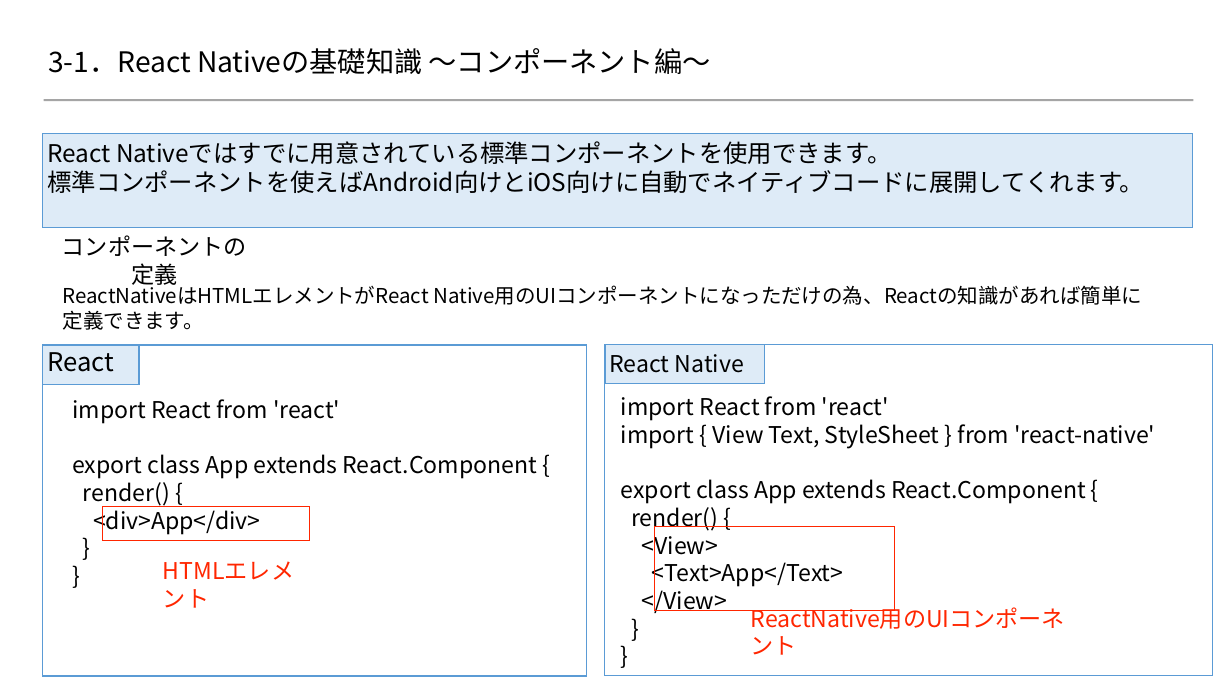
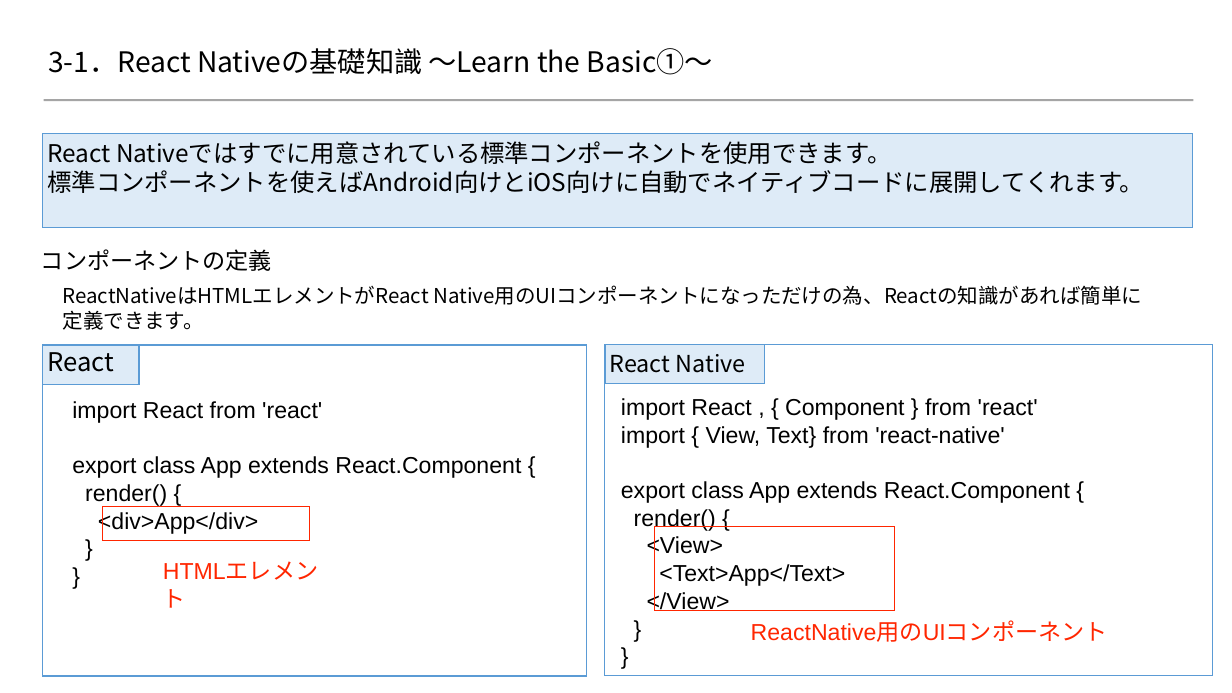
Before and after one commit to 2018SYSTEMI34/diary, a slide deck: slide 1 of doc/02_SlideShare/01.ネタ/３_ReactNative基礎知識/react-native.pptx. Drawn at 1232x693 pixels with LibreOffice and Linux fonts; fonts in the diff are those of the drawing; background and template pictures are left out. Boxes give left, top, right and bottom in pixels: in the first picture for what was removed or moved away, otherwise in the second. Text is boxed around its words. In the diff, an @@ line names an element or a change of style, - is before the commit and + after.

Commit message:
ReactNative基礎知識_ページ追加
ReactNative基礎知識_ページ追加

```diff
--- a/doc/02_SlideShare/01.ネタ/３_ReactNative基礎知識/react-native.pptx
+++ b/doc/02_SlideShare/01.ネタ/３_ReactNative基礎知識/react-native.pptx
@@ title at [48,48,713,75]: text changed @@
-3-1．React Nativeの基礎知識 ～コンポーネント編～
+3-1．React Nativeの基礎知識 ～Learn the Basic①～
@@ text "コンポーネントの定義" rewrapped from [62,235,247,288] to [41,249,272,271] @@
@@ rectangle "React Native" at [605,345,765,384]: size 18 to 18.2 pt @@
@@ text at [621,398,1038,448]: text changed; font Noto Sans CJK JP to Arial @@
-import React from 'react'
-import { View Text, StyleSheet } from 'react-native'
+import React , { Component } from 'react'
+import { View, Text} from 'react-native'
@@ text at [621,481,1070,611]: font Noto Sans CJK JP to Arial in "export class App extends React.Component {", "render() {", "<View>", "<Text>App</Text>" and 3 more places @@
@@ font Noto Sans CJK JP to Arial in 3 elements at [751,622,1108,642], [72,401,521,534], [158,565,347,604] @@
```
Also in this commit, not shown: 2 other slides changed, 6 slides added, 2 slides removed.
